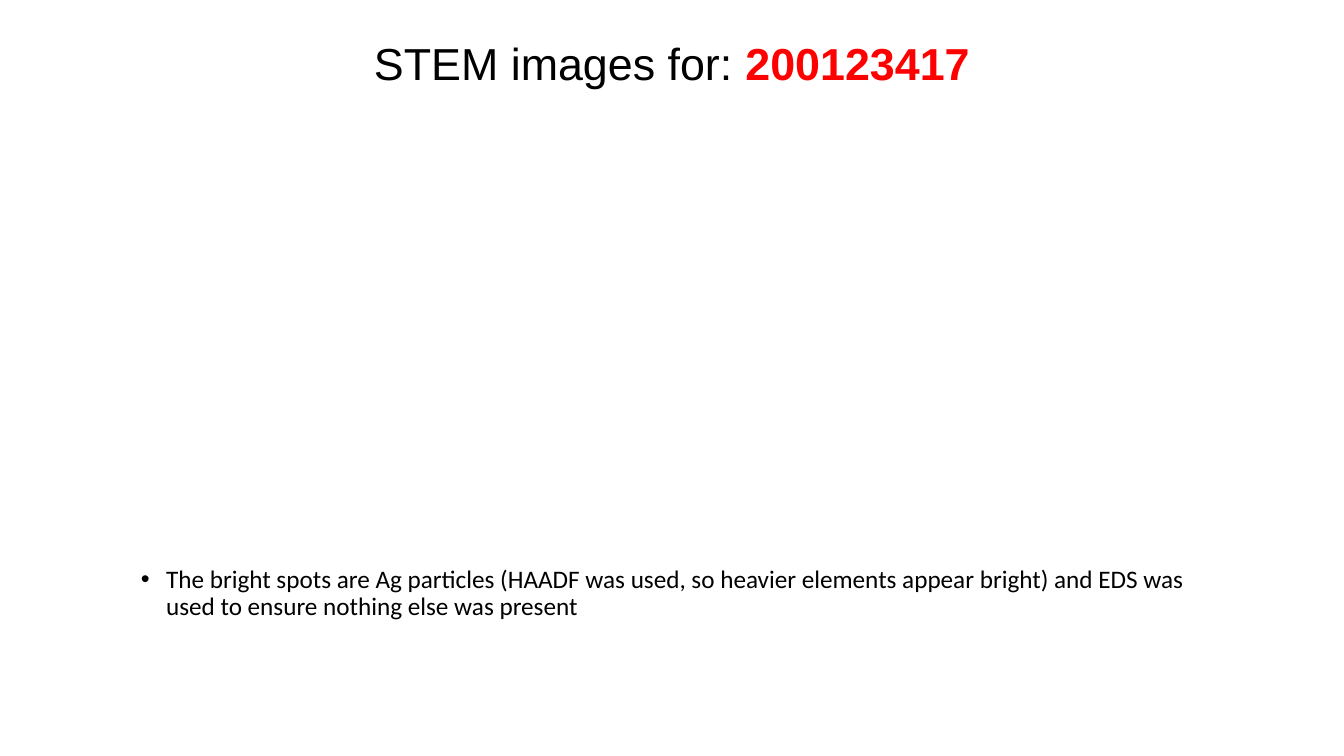
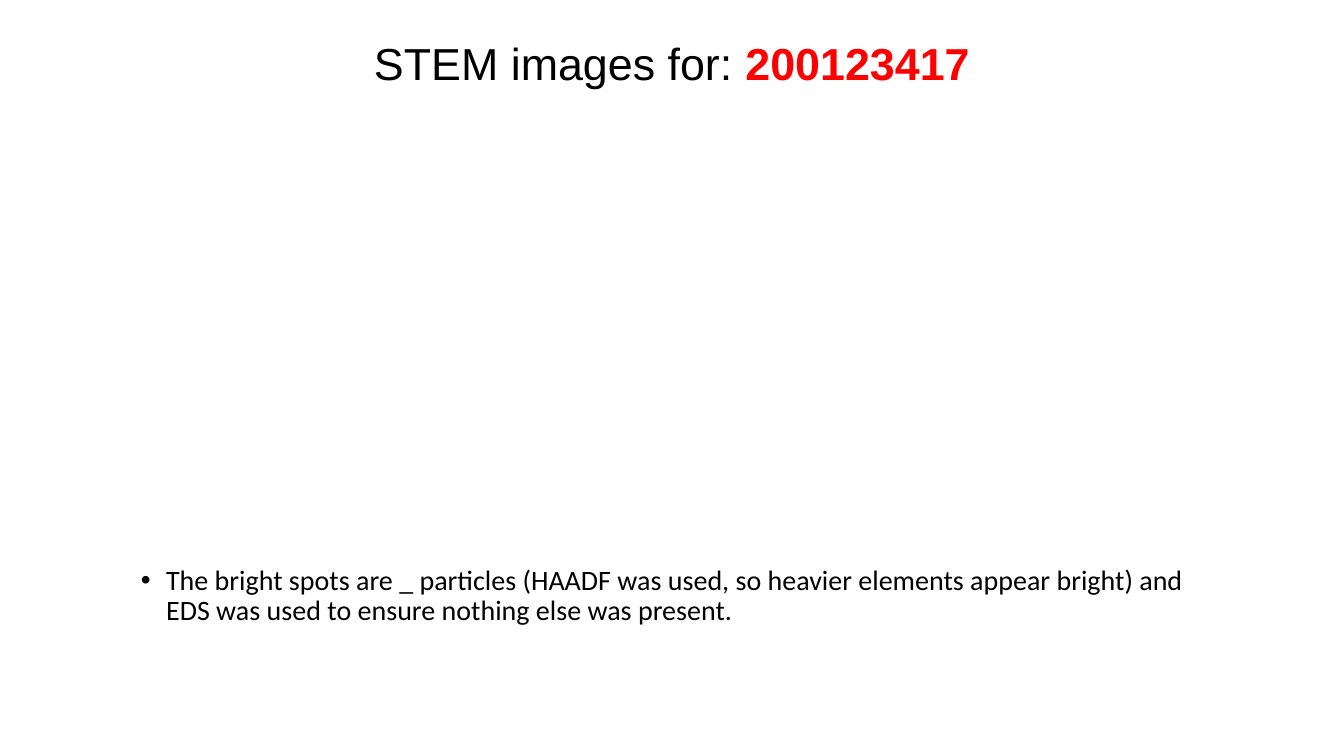
Before and after one commit to cvrl10/mini_project, a slide deck: slide 3 of 100040001/_100040001.pptx. Drawn at 1344x756 pixels with LibreOffice and Linux fonts; fonts in the diff are those of the drawing. Boxes give left, top, right and bottom in pixels: in the first picture for what was removed or moved away, otherwise in the second. Text is boxed around its words. In the diff, an @@ line names an element or a change of style, - is before the commit and + after.

```diff
--- a/100040001/_100040001.pptx
+++ b/100040001/_100040001.pptx
@@ text at (166,569,1182,625): text changed; size 18 to 20 pt @@
-• The bright spots are Ag particles (HAADF was used, so heavier elements appear bright) and EDS was used to ensure nothing else was present
+• The bright spots are _ particles (HAADF was used, so heavier elements appear bright) and EDS was used to ensure nothing else was present.
```
Also in this commit, not shown: 4 other slides changed, 2 slides added, 7 slides removed, 33 other files.
